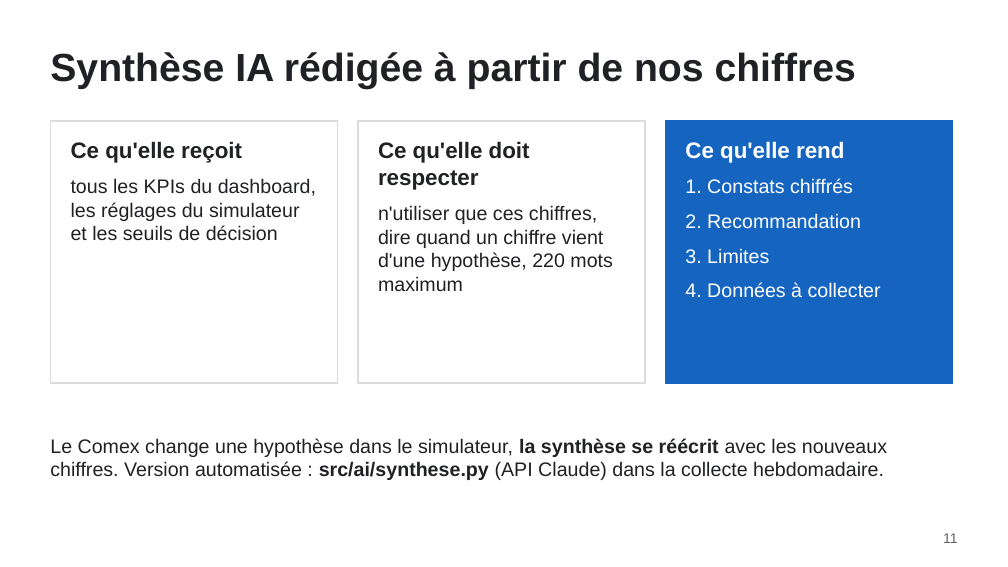
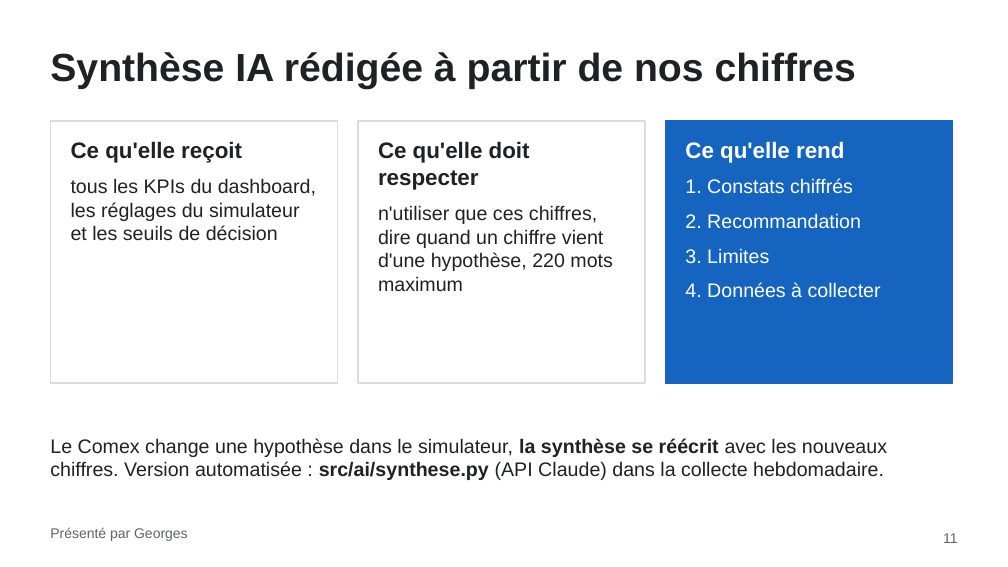
Before and after one commit to Chab-algo/LDLC-data, a slide deck: slide 11 of slides/LDLC_Espagne_Comex.pptx. Drawn at 1008x567 pixels with LibreOffice and Linux fonts; fonts in the diff are those of the drawing. Boxes give left, top, right and bottom in pixels: in the first picture for what was removed or moved away, otherwise in the second. Text is boxed around its words. In the diff, an @@ line names an element or a change of style, - is before the commit and + after.

```diff
--- a/slides/LDLC_Espagne_Comex.pptx
+++ b/slides/LDLC_Espagne_Comex.pptx
@@ text added at [50,527,188,541], 10 pt, text #5F6368 @@
+Présenté par Georges
```
Also in this commit, not shown: 11 other slides changed, 1 other file.
